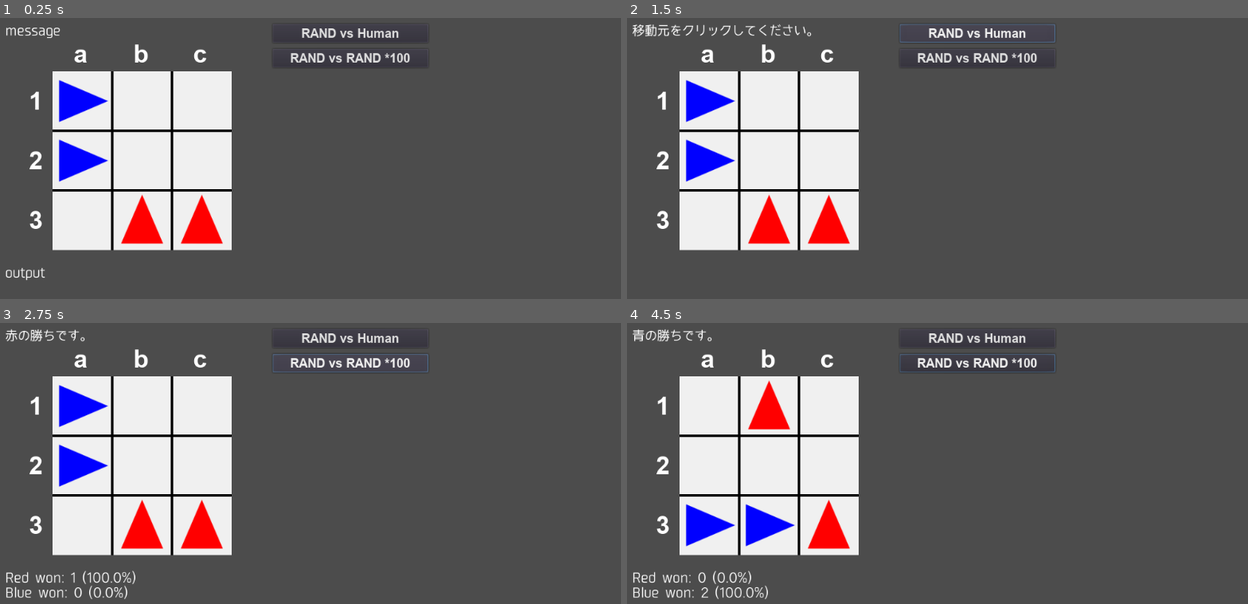
Above: before the commit, frames 1-4 (two rows, left to right).
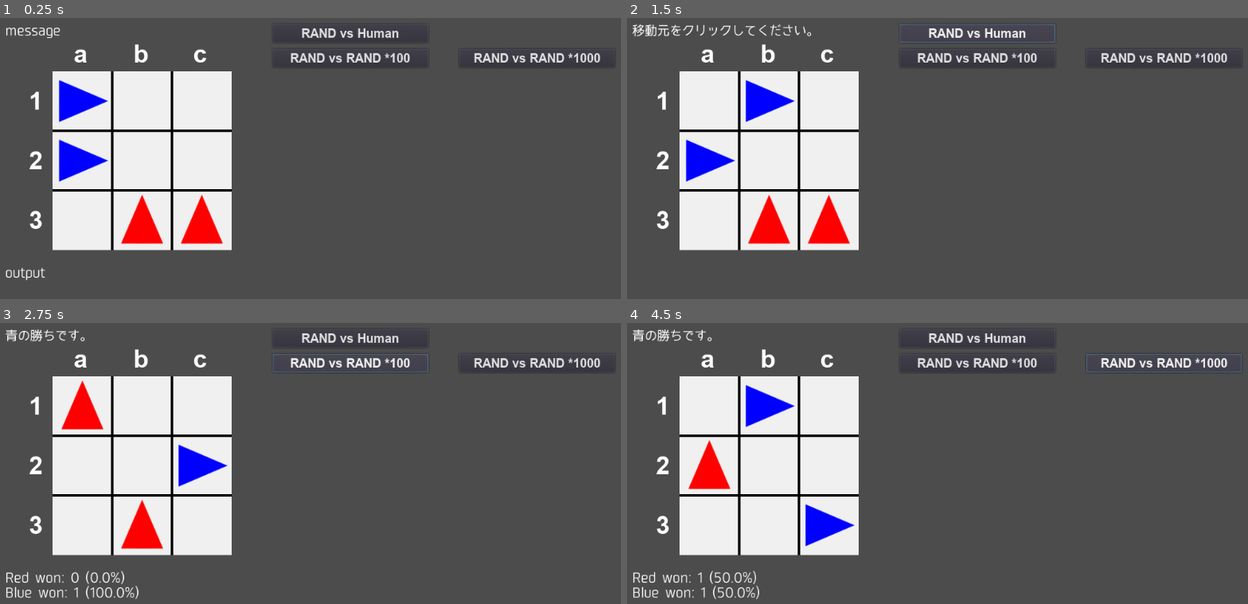
Above: after the commit, the same moments.

Repository: vivisuke/Dodgem
Game: Godot game, scene res://MainScene.tscn
The game is run twice, just before and just after one commit, with the same random seed, the same clock (stepped at 60 frames per second) and the same inputs.
Inputs (mouse positions are in pixels of both pictures, inside the frame that each line leads up to):
- Up to frame 1 (0.25 s): no input
- Up to frame 2 (1.5 s): click (1161, 57) at 0.5 s, where only the run after the commit has a clickable "RAND vs RAND *1000"; click "RAND vs Human" at 1.25 s
- Up to frame 3 (2.75 s): click "RAND vs RAND *100" at 2 s
- Up to frame 4 (4.5 s): click "RAND vs Human" at 2.75 s; click "RAND vs RAND *100" at 3.5 s; click (1161, 362) at 4.25 s, where only the run after the commit has a clickable "RAND vs RAND *1000"

The runs differ from the first frame. In frame 1, 0.4% of the frame differs, in the area x 76-97%, y 12-16%; in frame 2, 1.6%; in frame 3, 3.7%; in frame 4, 4.9%, in the area x 9-99%, y 11-99%.

Commit message:
0011 ◎ C 11/03 11/06 0.001│ToDo│ランダム vs ランダム *1000 ボタン

Diff:
--- a/Dodgem/MainScene.gd
+++ b/Dodgem/MainScene.gd
@@ -208,3 +208,12 @@
 	last_mode = MODE_RAND_RAND
 	init_board()
 	pass
+
+func _on_RxRx1000_Button_pressed():
+	nEpisodeRest = 1000
+	nEpisode = 0
+	clear_stats()
+	mode = MODE_RAND_RAND
+	last_mode = MODE_RAND_RAND
+	init_board()
+	pass
--- a/Dodgem/MainScene.tscn
+++ b/Dodgem/MainScene.tscn
@@ -126,6 +126,17 @@
 "_edit_use_anchors_": false
 }
 
+[node name="RxRx1000_Button" type="Button" parent="."]
+margin_left = 750.0
+margin_top = 60.0
+margin_right = 1000.0
+margin_bottom = 90.0
+custom_fonts/font = SubResource( 3 )
+text = "RAND vs RAND *1000"
+__meta__ = {
+"_edit_use_anchors_": false
+}
+
 [node name="MessLabel" type="Label" parent="."]
 margin_left = 20.0
 margin_top = 20.0
@@ -150,3 +161,4 @@
 
 [connection signal="pressed" from="RxHUM_Button" to="." method="_on_RxHUM_Button_pressed"]
 [connection signal="pressed" from="RxRx100_Button" to="." method="_on_RxRx100_Button_pressed"]
+[connection signal="pressed" from="RxRx1000_Button" to="." method="_on_RxRx1000_Button_pressed"]
Not shown, changed: Dodgem.spr
